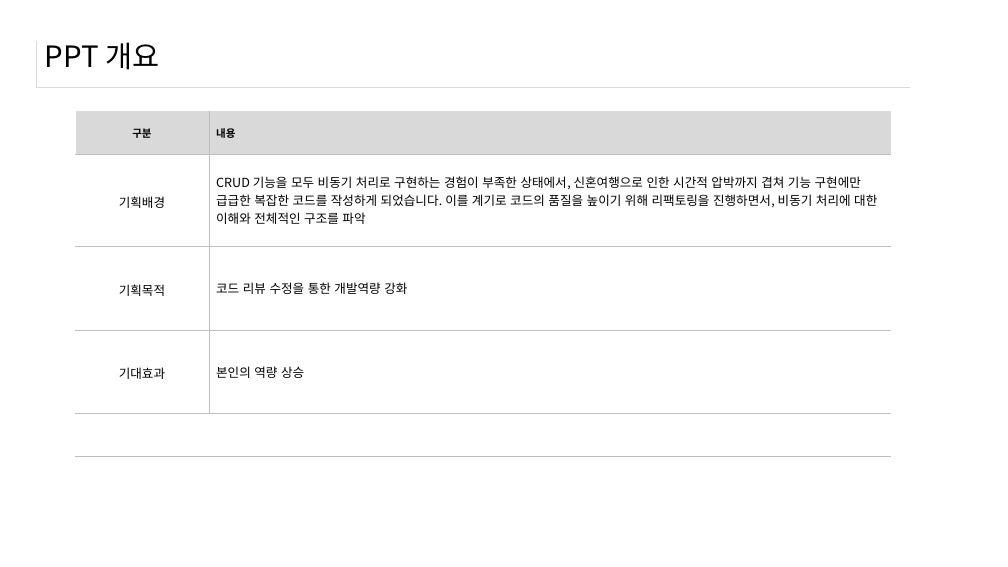
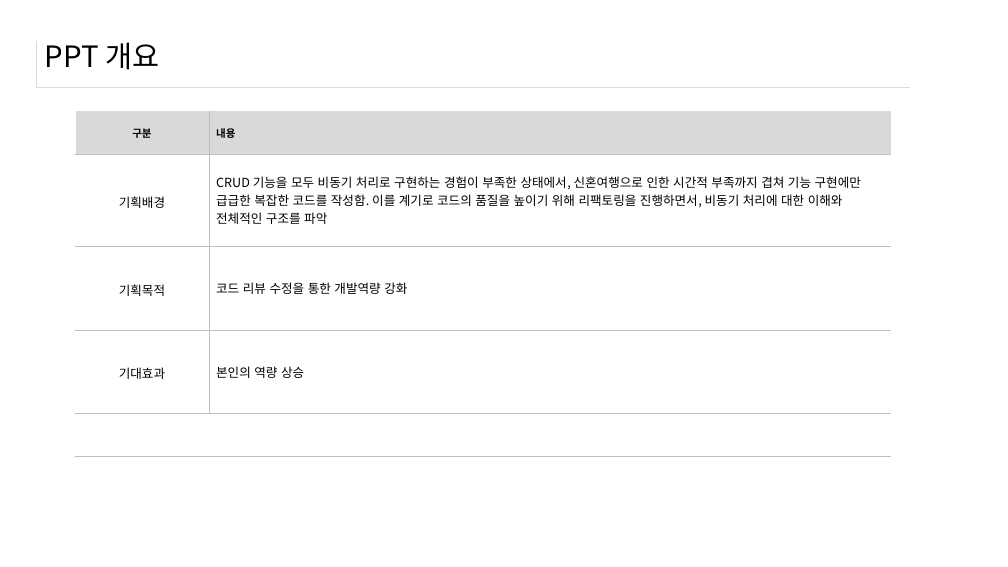
Before and after one commit to sujin9335/ERD, a slide deck: slide 2 of 김수진5.pptx. Drawn at 1008x567 pixels with LibreOffice and Linux fonts; fonts in the diff are those of the drawing. Boxes give left, top, right and bottom in pixels: in the first picture for what was removed or moved away, otherwise in the second. Text is boxed around its words. In the diff, an @@ line names an element or a change of style, - is before the commit and + after.

```diff
--- a/김수진5.pptx
+++ b/김수진5.pptx
@@ table at [76, 111, 892, 457] @@
-row 2, column 2: CRUD 기능을 모두 비동기 처리로 구현하는 경험이 부족한 상태에서, 신혼여행으로 인한 시간적 압박까지 겹쳐 기능 구현에만 급급한 복잡한 코드를 작성하게 되었습니다. 이를 계기로 코드의 품질을 높이기 위해 리팩토링을 진행하면서, 비동기 처리에 대한 이해와 전체적인 구조를 파악
+row 2, column 2: CRUD 기능을 모두 비동기 처리로 구현하는 경험이 부족한 상태에서, 신혼여행으로 인한 시간적 부족까지 겹쳐 기능 구현에만 급급한 복잡한 코드를 작성함. 이를 계기로 코드의 품질을 높이기 위해 리팩토링을 진행하면서, 비동기 처리에 대한 이해와 전체적인 구조를 파악
```
Also in this commit, not shown: 4 other slides changed, 1 slide removed, 7 other files.
